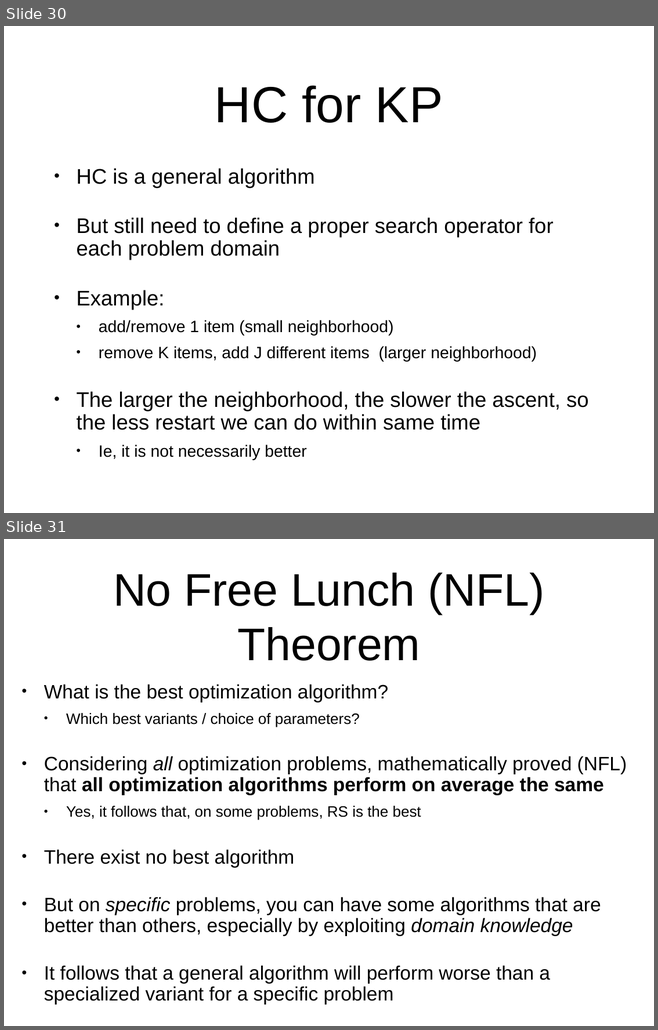
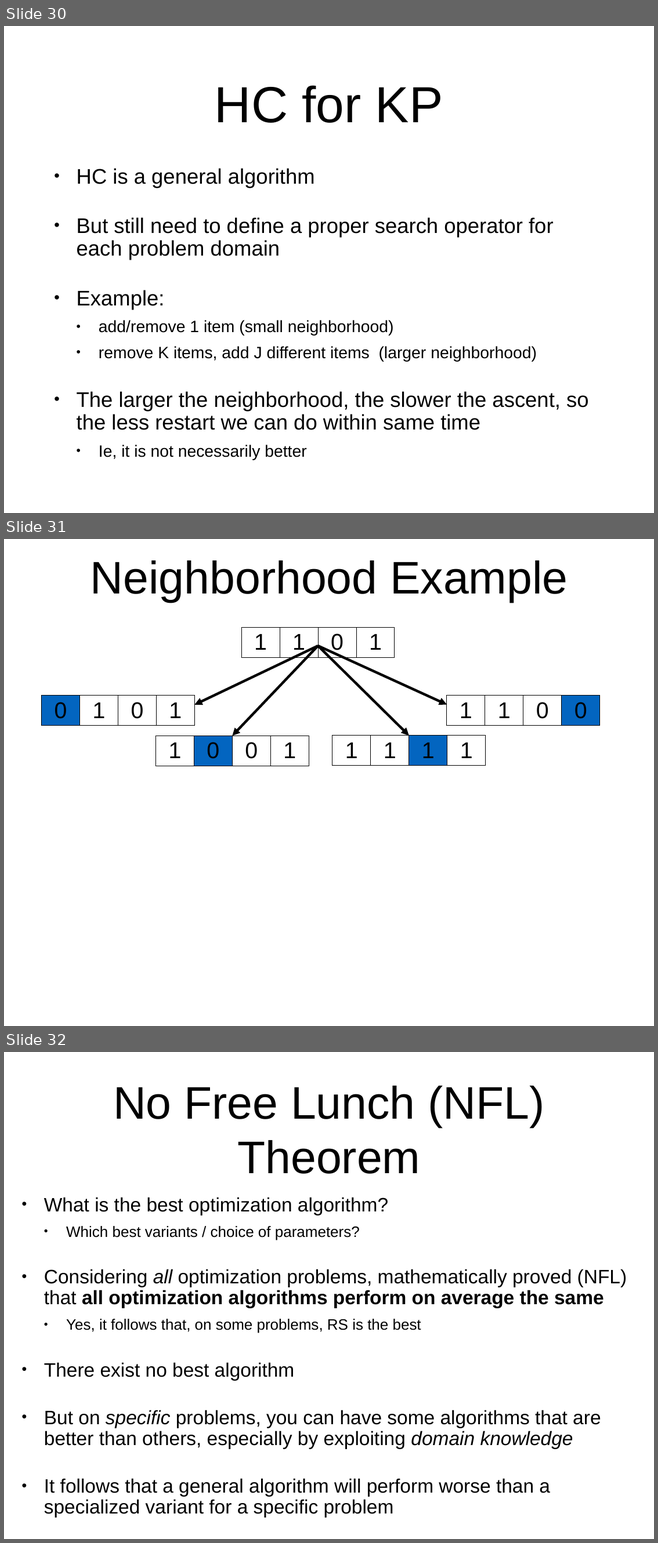
Before and after one commit to arcuri82/algorithms, a slide deck: docs/slides/10/10_optimization.pptx. Shown one above the other, each under a label of ours: slides 30 and 31 before the commit, slides 30, 31 and 32 after it. The pictures are 658x1030 and 658x1543 pixels, drawn with LibreOffice and Linux fonts; fonts in the diff are those of the drawing; grey boxes stand for pictures. Boxes give left, top, right and bottom in pixels: in the first picture for what was removed or moved away, otherwise in the second. Text is boxed around its words. In the diff, an @@ line names an element or a change of style, - is before the commit and + after.

Commit message:
slide on HC neighborhood example

```diff
--- a/docs/slides/10/10_optimization.pptx
+++ b/docs/slides/10/10_optimization.pptx
@@ slide 31 added at box(4, 539, 654, 1026), background #FFFFFF @@
@@ title added at box(90, 560, 567, 602), 72 pt, text #000000 @@
+Neighborhood Example
@@ table added at box(242, 627, 395, 657), 1 rows, 4 columns @@
+1 | 1 | 0 | 1
@@ arrow added from (318, 646) to (194, 705), #000000 4 pt @@
@@ arrow added from (318, 646) to (233, 736), #000000 4 pt @@
@@ arrow added from (318, 646) to (409, 736), #000000 4 pt @@
@@ arrow added from (318, 646) to (447, 705), #000000 4 pt @@
@@ table added at box(447, 695, 600, 761), 1 rows, 4 columns @@
+1 | 1 | 0 | 0
@@ table added at box(42, 696, 195, 721), 1 rows, 4 columns @@
+0 | 1 | 0 | 1
@@ table added at box(155, 736, 309, 761), 1 rows, 4 columns @@
+1 | 0 | 0 | 1
@@ table added at box(332, 736, 486, 761), 1 rows, 4 columns @@
+1 | 1 | 1 | 1
@@ what was slide 31 is now slide 32 @@
```
Also in this commit, not shown: 1 other file.
